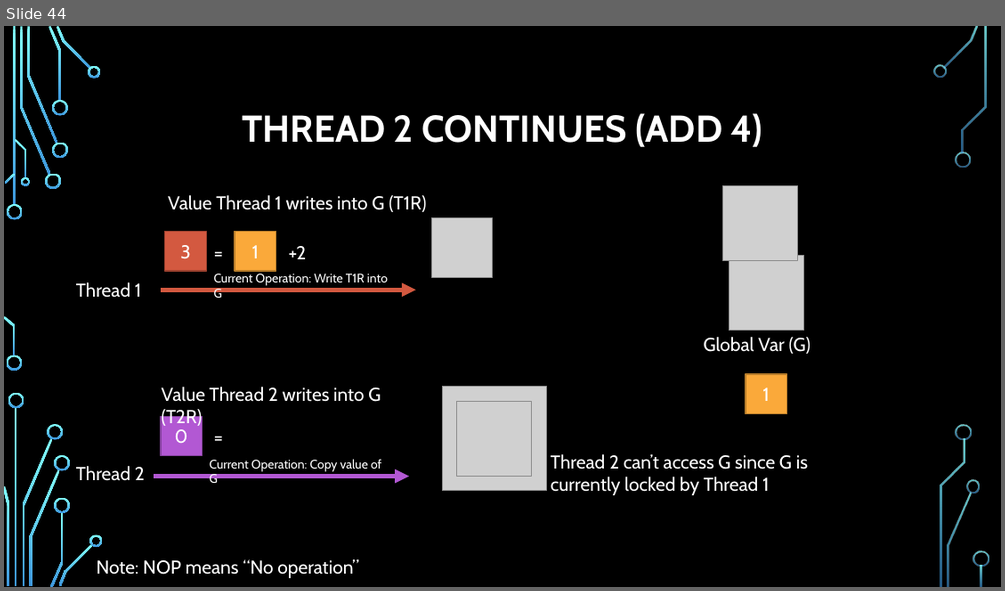
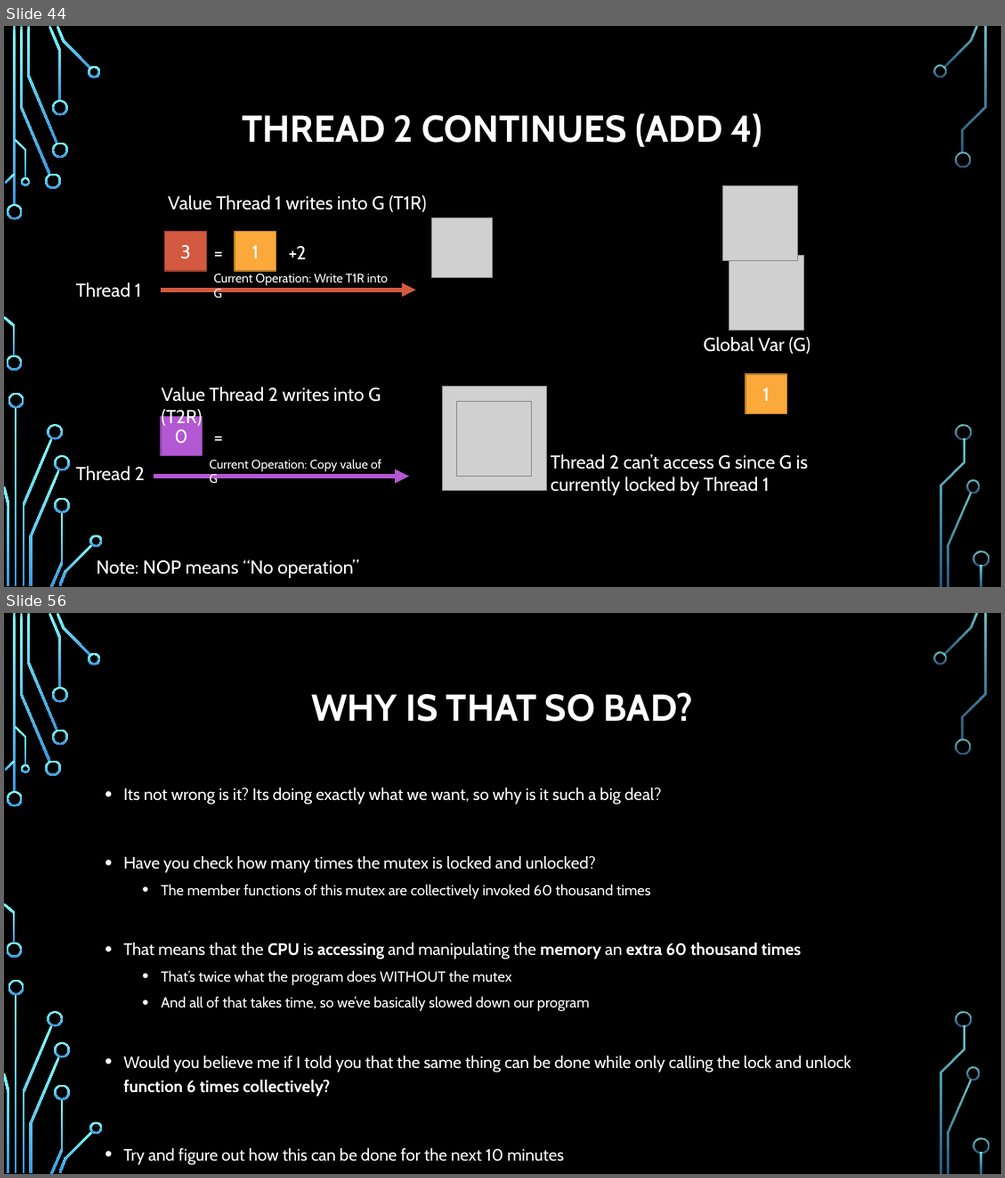
Before and after one commit to psypdt/Advanced_Summer_Course, a slide deck: Day3/Day_3.pptx. Shown one above the other, each under a label of ours: slide 44 before the commit, slides 44 and 56 after it; the slides between them are not shown. The pictures are 1005x591 and 1005x1178 pixels, drawn with LibreOffice and Linux fonts; fonts in the diff are those of the drawing; grey boxes stand for pictures; background and template pictures are left out. Boxes give left, top, right and bottom in pixels: in the first picture for what was removed or moved away, otherwise in the second. Text is boxed around its words. In the diff, an @@ line names an element or a change of style, - is before the commit and + after.

```diff
--- a/Day3/Day_3.pptx
+++ b/Day3/Day_3.pptx
@@ slide 56 added at <box>4,613,1001,1174</box>, background picture (left out); not listed: 36 template elements that a slide beside it also shows @@
@@ title added at <box>311,692,694,722</box>, 36 pt, text #FFFFFF, bold @@
+WHY IS THAT SO BAD?
@@ text added at <box>123,787,850,1165</box>, 16 pt, text #FFFFFF @@
+• Its not wrong is it? Its doing exactly what we want, so why is it such a big deal?
+• Have you check how many times the mutex is locked and unlocked?
+  • The member functions of this mutex are collectively invoked 60 thousand times
+• That means that the CPU is accessing and manipulating the memory an extra 60 thousand times
+  • That’s twice what the program does WITHOUT the mutex
+  • And all of that takes time, so we’ve basically slowed down our program
+• Would you believe me if I told you that the same thing can be done while only calling the lock and unlock function 6 times collectively?
+• Try and figure out how this can be done for the next 10 minutes
```
Also in this commit, not shown: 6 slides changed, 8 other slides added.
